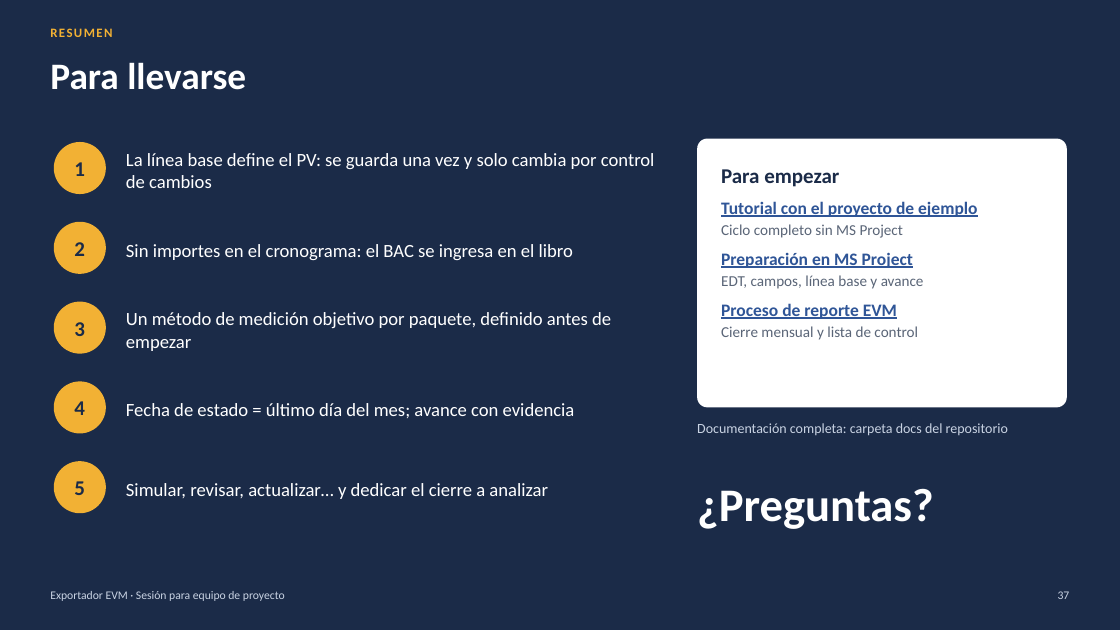
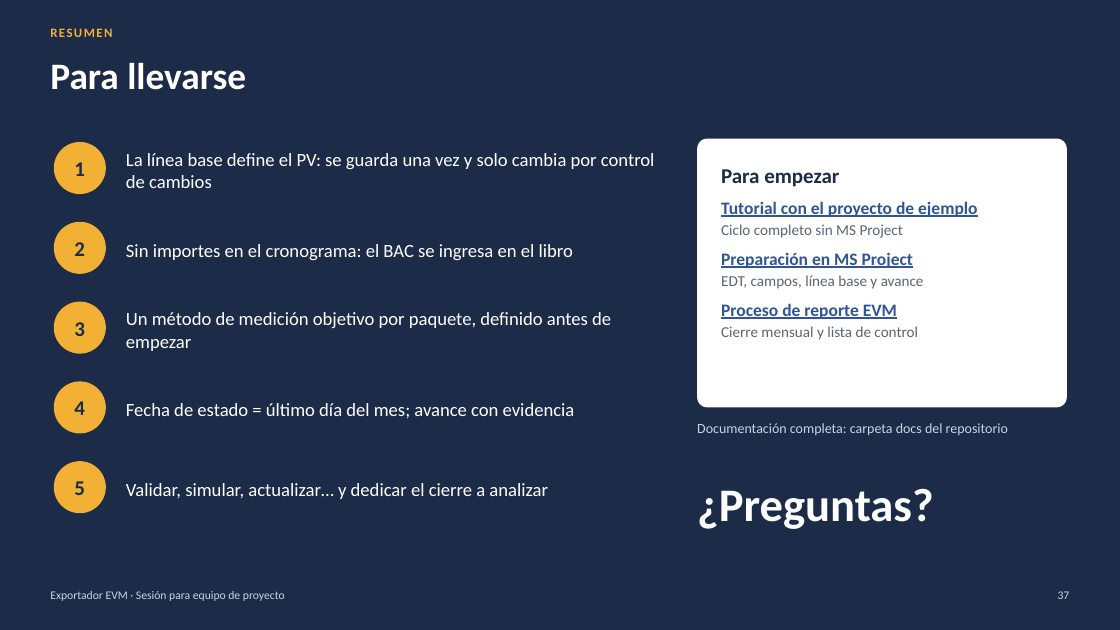
Before and after one commit to MarceloSalazar/evm-automation, a slide deck: slide 37 of docs/presentacion-jefes-de-proyecto.pptx. Drawn at 1120x630 pixels with LibreOffice and Linux fonts; fonts in the diff are those of the drawing. Boxes give left, top, right and bottom in pixels: in the first picture for what was removed or moved away, otherwise in the second. Text is boxed around its words. In the diff, an @@ line names an element or a change of style, - is before the commit and + after.

Commit message:
Revisión de coherencia de la documentación y la presentación
- validar y generar-fichas en el README, el índice, el proceso de reporte,
  el tutorial, varios archivos, multi-empresa, el glosario y la presentación.
- Cierre mensual en el mismo orden en todos los documentos: fecha de estado,
  avance, reprogramación y validar.
- Detalles que no coincidían con el programa: --nivel-max en actualizar,
  valores por defecto de las opciones, códigos de salida de validar, peso de
  las tareas con distribucion = "calendario", feriados con XML, mes 1, filas
  -D, campo Visible después de generar, Cronograma Ganado y análisis de un
  mes anterior.
- Presentación: ejemplo de % Completado con hitos que pesan 100, pestañas
  % PV y % EV, extracto actual de la hoja AC, validar en el proceso; PDF
  regenerado.
- Plantillas de tickets sin --solo ev y con generar-fichas (parte de #18);
  punto de cambio de versión en la plantilla de Pull Request.

```diff
--- a/docs/presentacion-jefes-de-proyecto.pptx
+++ b/docs/presentacion-jefes-de-proyecto.pptx
@@ text at (126,483,548,499): text changed @@
-Simular, revisar, actualizar… y dedicar el cierre a analizar
+Validar, simular, actualizar… y dedicar el cierre a analizar
```
Also in this commit, not shown: 18 other slides changed, 29 other files.
